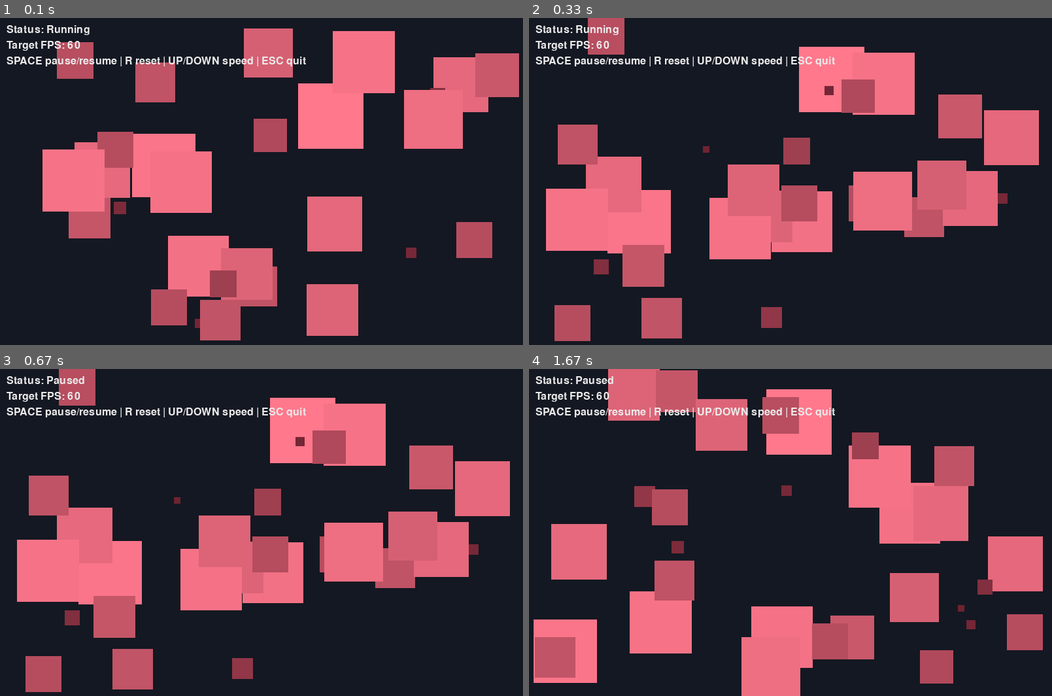
Above: before the commit, frames 1-4 (two rows, left to right).
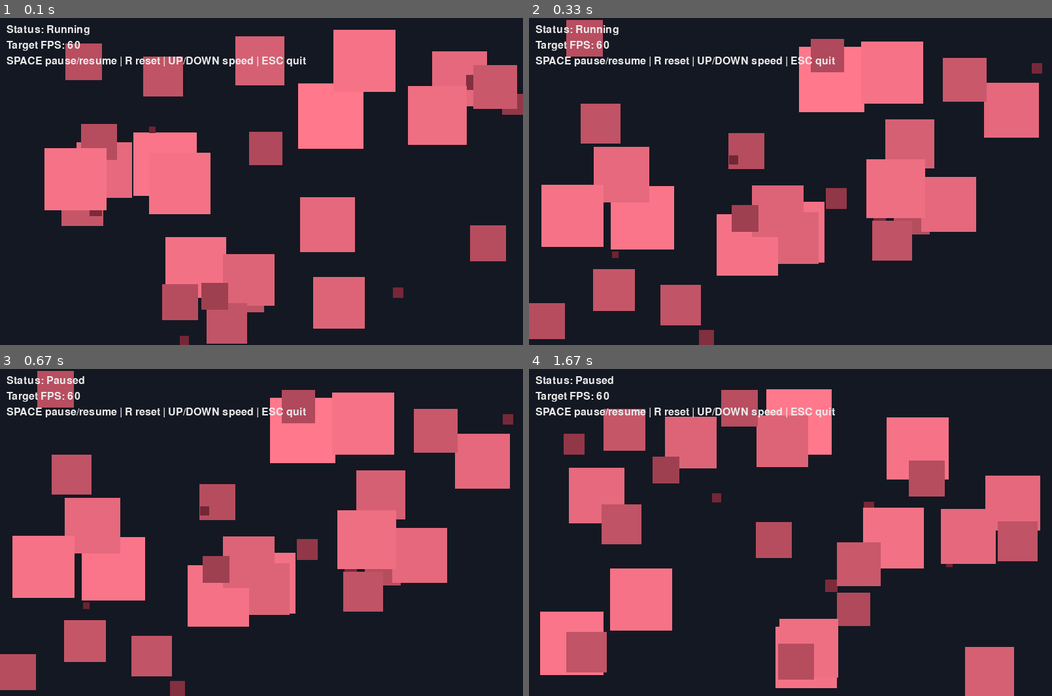
Above: after the commit, the same moments.

Repository: ynehme-coder/lab8-pygame
Game: pygame game, started from main.py
The game is run twice, just before and just after one commit, with the same random seed, the same clock (stepped at 60 frames per second) and the same inputs.
Inputs:
- Up to frame 1 (0.1 s): no input
- Up to frame 2 (0.33 s): no input
- Up to frame 3 (0.67 s): tap Space at 0.33 s
- Up to frame 4 (1.67 s): tap Space at 0.67, 1 s

The runs differ from the first frame. In frame 1, 10% of the frame differs, in the area x 8-100%, y 3-100%; in frame 2, 24%; in frame 3, 24%; in frame 4, 41%, in the area x 0-99%, y 0-100%.

Commit message:
first flee update

Diff:
--- a/main.py
+++ b/main.py
@@ -8,6 +8,7 @@
 
 import random
 from dataclasses import dataclass
+from math import sqrt
 
 import pygame
 
@@ -59,7 +60,7 @@
 	"""
 	size = random.randint(MIN_SQUARE_SIZE, MAX_SQUARE_SIZE)
 	# Map size to max_speed inversely: small squares are fast, large squares are slow
-	max_speed = 50 - (size - MIN_SQUARE_SIZE) * (50 - 5) / (MAX_SQUARE_SIZE - MIN_SQUARE_SIZE)
+	max_speed = 40 - (size - MIN_SQUARE_SIZE) * (40 - 5) / (MAX_SQUARE_SIZE - MIN_SQUARE_SIZE)
 	x = random.uniform(0, WINDOW_WIDTH - size)
 	y = random.uniform(0, WINDOW_HEIGHT - size)
 	vx = random.choice([-1, 1]) * random.uniform(1, max_speed)
@@ -77,9 +78,42 @@
 	square.vx = max(-square.max_speed, min(square.max_speed, square.vx))
 	square.vy = max(-square.max_speed, min(square.max_speed, square.vy))
 
-
-def update_square(square: Square) -> None:
+def apply_flee_behavior(square: Square, all_squares: list[Square]) -> None:
+	flee_radius = 140
+	flee_strength = 0.35
+	push_x = 0.0
+	push_y = 0.0
+
+	small_cx = square.x + square.size / 2
+	small_cy = square.y + square.size / 2
+
+	for pred in all_squares:
+		if pred == square or pred.size <= square.size:
+			continue
+		else:
+			predator_cx = pred.x + pred.size / 2
+			predator_cy = pred.y + pred.size / 2
+
+			dx = small_cx - predator_cx
+			dy = small_cy - predator_cy
+			dist = sqrt(dx**2 + dy**2)
+
+		if dist <= flee_radius:
+			weight = (flee_radius - dist) / flee_radius
+			if dist == 0:
+				continue
+			else:
+				push_x += (dx / dist) * weight
+				push_y += (dy / dist) * weight
+
+	square.vx += push_x * flee_strength
+	square.vy += push_y * flee_strength
+
+
+
+def update_square(square: Square, all_squares: list[Square]) -> None:
 	"""Move square and bounce it on the window borders."""
+	apply_flee_behavior(square, all_squares)
 	random_nudge(square)
 
 	square.x += square.vx
@@ -181,7 +215,7 @@
 
 		for square in squares:
 			if not paused:
-				update_square(square)
+				update_square(square, squares)
 			draw_square(screen, square)
 
 		draw_overlay(screen, paused, target_fps)
Not shown, added: MY_NOTES.md
